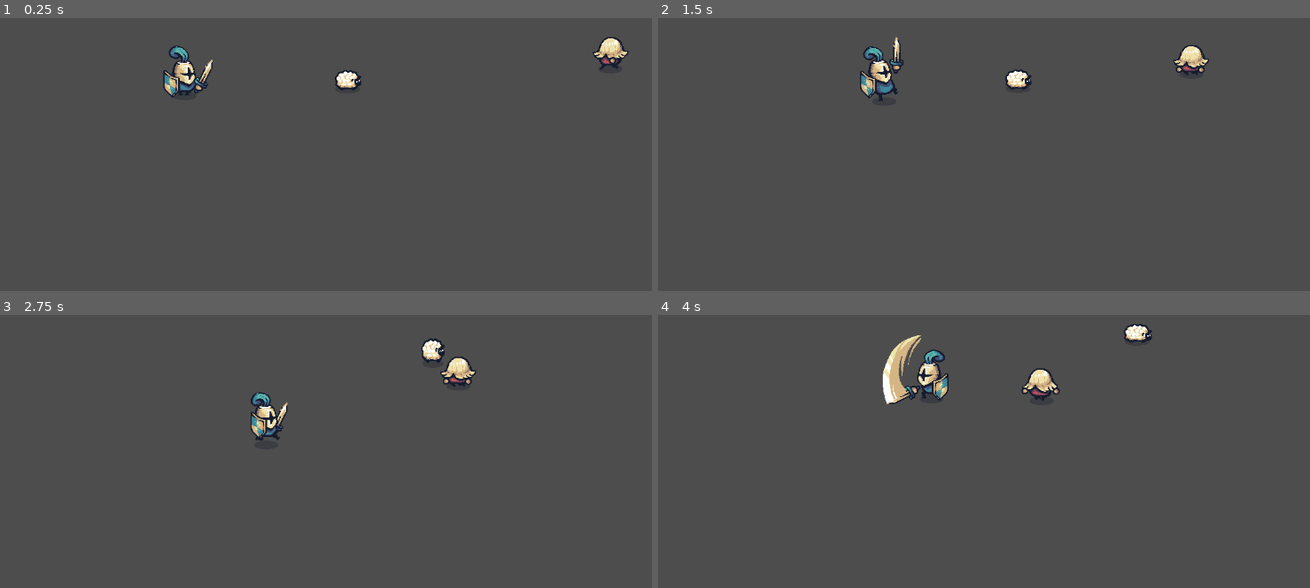
Above: before the commit, frames 1-4 (two rows, left to right).
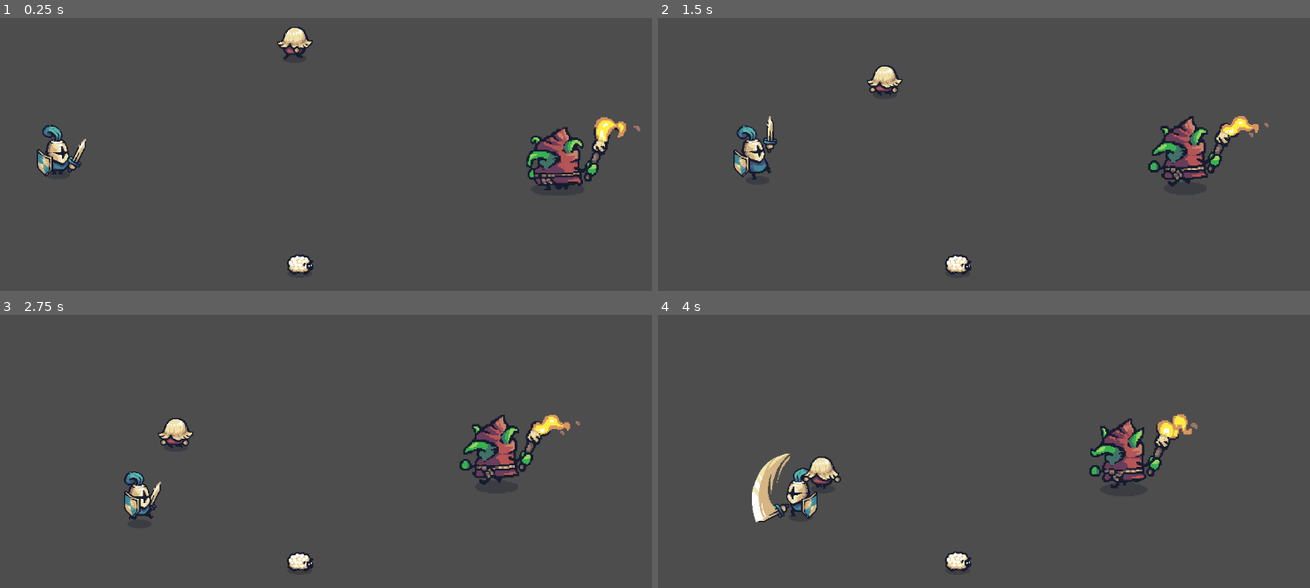
Above: after the commit, the same moments.

Repository: bluejynz/survivallike-godot
Game: Godot game, scene res://test_scenes/test_scene.tscn
Two runs of this game, one before a commit and one after it. Both use one fixed random seed, a clock stepped at 60 frames per second and the inputs below.
Inputs (mouse positions are in pixels of both pictures, inside the frame that each line leads up to):
- Up to frame 1 (0.25 s): no input
- Up to frame 2 (1.5 s): move the mouse to (1127, 146) at 0.52 s; hold D (move_right) 0.53-1.28 s; click (1127, 146) at 0.6 s; move the mouse to (827, 184) at 1.27 s; hold S (move_down) from 1.28 s (still down); click (827, 184) at 1.35 s
- Up to frame 3 (2.75 s): move the mouse to (384, 375) at 2.02 s; release S (move_down) at 2.03 s; hold D (move_right) from 2.03 s (still down); click (384, 375) at 2.1 s
- Up to frame 4 (4 s): move the mouse to (931, 541) at 2.77 s; release D (move_right) at 2.78 s; hold W (move_up) 2.78-3.53 s; click (931, 541) at 2.85 s; move the mouse to (1179, 522) at 3.52 s; hold A (move_left) from 3.53 s (still down); click (1179, 522) at 3.6 s

The runs differ from the first frame. In frame 1, 4.8% of the frame differs, in the area x 5-99%, y 3-95%; in frame 2, 4.5%; in frame 3, 4.6%; in frame 4, 6.0%, in the area x 14-83%, y 3-95%.

Commit message:
adding new enemy

Diff:
--- /dev/null
+++ b/entities/enemies/goblin.tscn
@@ -0,0 +1,81 @@
+[gd_scene load_steps=13 format=3 uid="uid://r76d6e7xbhdu"]
+
+[ext_resource type="Script" path="res://entities/enemies/enemy.gd" id="1_52jcw"]
+[ext_resource type="PackedScene" uid="uid://crkwf674sdxf2" path="res://misc/skull.tscn" id="2_weokb"]
+[ext_resource type="Texture2D" uid="uid://2q0y6tyeoy03" path="res://addons/Tiny Swords (Update 010)/Factions/Goblins/Troops/Torch/Red/Torch_Red.png" id="3_wkdnc"]
+[ext_resource type="Script" path="res://entities/enemies/behaviors/follow_player.gd" id="4_x7djq"]
+
+[sub_resource type="AtlasTexture" id="AtlasTexture_edcxj"]
+atlas = ExtResource("3_wkdnc")
+region = Rect2(0, 192, 192, 192)
+
+[sub_resource type="AtlasTexture" id="AtlasTexture_sdqjk"]
+atlas = ExtResource("3_wkdnc")
+region = Rect2(192, 192, 192, 192)
+
+[sub_resource type="AtlasTexture" id="AtlasTexture_65myh"]
+atlas = ExtResource("3_wkdnc")
+region = Rect2(384, 192, 192, 192)
+
+[sub_resource type="AtlasTexture" id="AtlasTexture_umxij"]
+atlas = ExtResource("3_wkdnc")
+region = Rect2(576, 192, 192, 192)
+
+[sub_resource type="AtlasTexture" id="AtlasTexture_lxl68"]
+atlas = ExtResource("3_wkdnc")
+region = Rect2(768, 192, 192, 192)
+
+[sub_resource type="AtlasTexture" id="AtlasTexture_15thf"]
+atlas = ExtResource("3_wkdnc")
+region = Rect2(960, 192, 192, 192)
+
+[sub_resource type="SpriteFrames" id="SpriteFrames_0bjyo"]
+animations = [{
+"frames": [{
+"duration": 1.0,
+"texture": SubResource("AtlasTexture_edcxj")
+}, {
+"duration": 1.0,
+"texture": SubResource("AtlasTexture_sdqjk")
+}, {
+"duration": 1.0,
+"texture": SubResource("AtlasTexture_65myh")
+}, {
+"duration": 1.0,
+"texture": SubResource("AtlasTexture_umxij")
+}, {
+"duration": 1.0,
+"texture": SubResource("AtlasTexture_lxl68")
+}, {
+"duration": 1.0,
+"texture": SubResource("AtlasTexture_15thf")
+}],
+"loop": true,
+"name": &"default",
+"speed": 10.0
+}]
+
+[sub_resource type="CapsuleShape2D" id="CapsuleShape2D_at5xd"]
+radius = 26.0
+height = 68.0
+
+[node name="Goblin" type="CharacterBody2D" groups=["enemies"]]
+scale = Vector2(1.76, 1.76)
+motion_mode = 1
+script = ExtResource("1_52jcw")
+health = 24
+death_prefab = ExtResource("2_weokb")
+
+[node name="AnimatedSprite2D" type="AnimatedSprite2D" parent="."]
+position = Vector2(0, -32)
+sprite_frames = SubResource("SpriteFrames_0bjyo")
+autoplay = "default"
+frame_progress = 0.228324
+
+[node name="CollisionShape2D" type="CollisionShape2D" parent="."]
+position = Vector2(0, -32)
+shape = SubResource("CapsuleShape2D_at5xd")
+
+[node name="FollowPlayer" type="Node" parent="."]
+script = ExtResource("4_x7djq")
+speed = 0.4
--- a/test_scenes/test_scene.tscn
+++ b/test_scenes/test_scene.tscn
@@ -1,18 +1,24 @@
-[gd_scene load_steps=5 format=3 uid="uid://dypu3gc04p13r"]
+[gd_scene load_steps=6 format=3 uid="uid://dypu3gc04p13r"]
 
 [ext_resource type="PackedScene" uid="uid://cc3abgevaik7x" path="res://player/player.tscn" id="1_7v838"]
 [ext_resource type="PackedScene" uid="uid://ditvc7kdt2d8i" path="res://entities/enemies/pawn.tscn" id="2_gmh2n"]
 [ext_resource type="PackedScene" uid="uid://b0585uwog8yts" path="res://entities/animals/sheep.tscn" id="3_br5bx"]
 [ext_resource type="PackedScene" uid="uid://crkwf674sdxf2" path="res://misc/skull.tscn" id="4_o7pvk"]
+[ext_resource type="PackedScene" uid="uid://r76d6e7xbhdu" path="res://entities/enemies/goblin.tscn" id="5_fb8gp"]
 
 [node name="Node2D" type="Node2D"]
 
 [node name="Player" parent="." instance=ExtResource("1_7v838")]
-position = Vector2(369, 212)
+position = Vector2(163, 341)
 
 [node name="Pawn" parent="." instance=ExtResource("2_gmh2n")]
-position = Vector2(1087, 167)
+position = Vector2(571, 141)
+health = 6
 
 [node name="Sheep" parent="." instance=ExtResource("3_br5bx")]
-position = Vector2(635, 202)
+position = Vector2(557, 503)
+health = 4
 death_prefab = ExtResource("4_o7pvk")
+
+[node name="Goblin" parent="." instance=ExtResource("5_fb8gp")]
+position = Vector2(987, 366)
